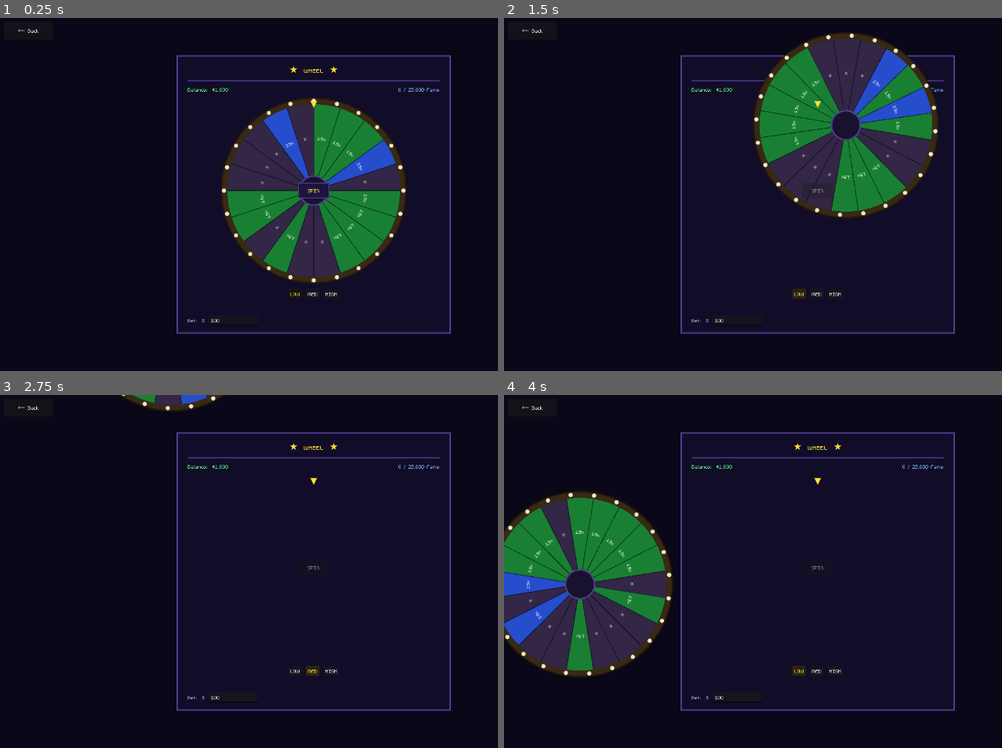
Above: before the commit, frames 1-4 (two rows, left to right).
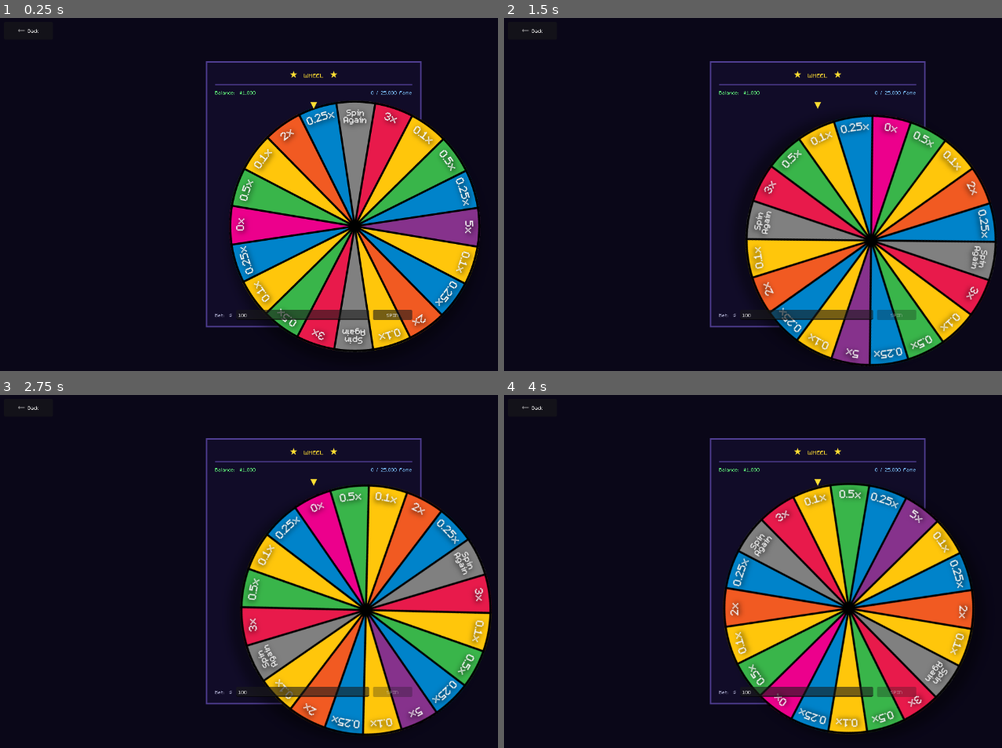
Above: after the commit, the same moments.

Repository: raulg-prog/Bust
Game: Godot game, scene res://scenes/games/wheel/Wheel.tscn
Two runs of this game, one before a commit and one after it. Both use one fixed random seed, a clock stepped at 60 frames per second and the inputs below. This scene is started directly instead of the project's main scene.
Inputs (mouse positions are in pixels of both pictures, inside the frame that each line leads up to):
- Up to frame 1 (0.25 s): no input
- Up to frame 2 (1.5 s): click "SPIN" at 0.5 s; click (797, 293) at 1.25 s, where only the run before the commit has a clickable "LOW"
- Up to frame 3 (2.75 s): click (313, 670) at 2 s, where only the run before the commit has a clickable "MED"
- Up to frame 4 (4 s): click (837, 670) at 2.75 s, where only the run before the commit has a clickable "HIGH"; click (797, 670) at 3.5 s, where only the run before the commit has a clickable "LOW"

The runs differ from the first frame. In frame 1, 32% of the frame differs, in the area x 35-97%, y 10-95%; in frame 2, 37%; in frame 3, 30%; in frame 4, 44%, in the area x 0-95%, y 10-96%.

Commit message:
Switch wheel to image-based rotation with partial-loss multipliers
- Replaced _draw() wheel with a TextureRect that rotates on its axis
- Fixed segment array matches the wheel image clockwise from 12 o'clock
- EV = 1.0: 2×SA + 2×3x + 1×5x + 2×2x + 3×0.5x + 4×0.25x + 5×0.1x + 1×0x
- Sub-1x multipliers give partial returns (delta = bet * (mult - 1))
- Spin Again (1.0): free re-spin same bet, no Fame change
- Removed Low/Med/High risk buttons — one fixed wheel
- pivot_offset set to image center in _ready() so rotation is around hub

Co-Authored-By: Claude Sonnet 4.6 <noreply@anthropic.com>

Diff:
--- a/scenes/games/wheel/Wheel.tscn
+++ b/scenes/games/wheel/Wheel.tscn
@@ -1,7 +1,7 @@
-[gd_scene load_steps=6 format=3]
+[gd_scene load_steps=5 format=3]
 
 [ext_resource type="Script" path="res://scenes/games/wheel/wheel.gd" id="1_wheel"]
-[ext_resource type="Script" path="res://scenes/games/wheel/wheel_draw.gd" id="2_draw"]
+[ext_resource type="Texture2D" path="res://Assets/Wheel/Asset 1 wheel.png" id="2_wheel_tex"]
 
 [sub_resource type="StyleBoxFlat" id="StyleBoxFlat_window"]
 bg_color = Color(0.067, 0.047, 0.157, 1)
@@ -13,14 +13,6 @@
 
 [sub_resource type="StyleBoxFlat" id="StyleBoxFlat_divider"]
 bg_color = Color(0.31, 0.239, 0.565, 1)
-
-[sub_resource type="StyleBoxFlat" id="StyleBoxFlat_spin"]
-bg_color = Color(0.12, 0.08, 0.25, 1)
-border_width_left = 2
-border_width_top = 2
-border_width_right = 2
-border_width_bottom = 2
-border_color = Color(0.31, 0.239, 0.565, 1)
 
 [node name="Wheel" type="Control"]
 layout_mode = 3
@@ -50,19 +42,19 @@
 
 [node name="GameWindow" type="PanelContainer" parent="Center"]
 layout_mode = 2
-custom_minimum_size = Vector2(560, 0)
+custom_minimum_size = Vector2(440, 0)
 theme_override_styles/panel = SubResource("StyleBoxFlat_window")
 
 [node name="GameMargin" type="MarginContainer" parent="Center/GameWindow"]
 layout_mode = 2
-theme_override_constants/margin_left = 20
-theme_override_constants/margin_right = 20
-theme_override_constants/margin_top = 14
-theme_override_constants/margin_bottom = 14
+theme_override_constants/margin_left = 16
+theme_override_constants/margin_right = 16
+theme_override_constants/margin_top = 12
+theme_override_constants/margin_bottom = 12
 
 [node name="GameArea" type="VBoxContainer" parent="Center/GameWindow/GameMargin"]
 layout_mode = 2
-theme_override_constants/separation = 10
+theme_override_constants/separation = 8
 
 [node name="TitleLabel" type="Label" parent="Center/GameWindow/GameMargin/GameArea"]
 layout_mode = 2
@@ -95,28 +87,19 @@
 
 [node name="WheelArea" type="Control" parent="Center/GameWindow/GameMargin/GameArea"]
 layout_mode = 2
-custom_minimum_size = Vector2(0, 380)
+custom_minimum_size = Vector2(400, 400)
+size_flags_horizontal = 4
 
-[node name="WheelDraw" type="Control" parent="Center/GameWindow/GameMargin/GameArea/WheelArea"]
+[node name="WheelImage" type="TextureRect" parent="Center/GameWindow/GameMargin/GameArea/WheelArea"]
 unique_name_in_owner = true
-layout_mode = 1
-anchors_preset = 15
-anchor_right = 1.0
-anchor_bottom = 1.0
-grow_horizontal = 2
-grow_vertical = 2
-script = ExtResource("2_draw")
+layout_mode = 0
+offset_right = 400.0
+offset_bottom = 400.0
+texture = ExtResource("2_wheel_tex")
+expand_mode = 0
+stretch_mode = 5
 
-[node name="WheelOverlay" type="Control" parent="Center/GameWindow/GameMargin/GameArea/WheelArea"]
-layout_mode = 1
-anchors_preset = 15
-anchor_right = 1.0
-anchor_bottom = 1.0
-grow_horizontal = 2
-grow_vertical = 2
-mouse_filter = 2
-
-[node name="PointerLabel" type="Label" parent="Center/GameWindow/GameMargin/GameArea/WheelArea/WheelOverlay"]
+[node name="PointerLabel" type="Label" parent="Center/GameWindow/GameMargin/GameArea/WheelArea"]
 layout_mode = 1
 anchors_preset = 5
 anchor_left = 0.5
@@ -124,49 +107,12 @@
 anchor_right = 0.5
 anchor_bottom = 0.0
 offset_left = -8.0
-offset_top = 4.0
+offset_top = 2.0
 offset_right = 8.0
-offset_bottom = 24.0
+offset_bottom = 22.0
 theme_override_font_sizes/font_size = 18
 theme_override_colors/font_color = Color(1.0, 0.878, 0.2, 1)
 text = "▼"
-
-[node name="SpinButton" type="Button" parent="Center/GameWindow/GameMargin/GameArea/WheelArea/WheelOverlay"]
-unique_name_in_owner = true
-layout_mode = 1
-anchors_preset = 8
-anchor_left = 0.5
-anchor_top = 0.5
-anchor_right = 0.5
-anchor_bottom = 0.5
-offset_left = -32.0
-offset_top = -16.0
-offset_right = 32.0
-offset_bottom = 16.0
-theme_override_styles/normal = SubResource("StyleBoxFlat_spin")
-theme_override_colors/font_color = Color(1.0, 0.878, 0.2, 1)
-text = "SPIN"
-
-[node name="RiskRow" type="HBoxContainer" parent="Center/GameWindow/GameMargin/GameArea"]
-layout_mode = 2
-alignment = 1
-theme_override_constants/separation = 8
-
-[node name="LowButton" type="Button" parent="Center/GameWindow/GameMargin/GameArea/RiskRow"]
-unique_name_in_owner = true
-layout_mode = 2
-modulate = Color(1.0, 0.878, 0.2, 1)
-text = "LOW"
-
-[node name="MedButton" type="Button" parent="Center/GameWindow/GameMargin/GameArea/RiskRow"]
-unique_name_in_owner = true
-layout_mode = 2
-text = "MED"
-
-[node name="HighButton" type="Button" parent="Center/GameWindow/GameMargin/GameArea/RiskRow"]
-unique_name_in_owner = true
-layout_mode = 2
-text = "HIGH"
 
 [node name="ResultLabel" type="Label" parent="Center/GameWindow/GameMargin/GameArea"]
 unique_name_in_owner = true
@@ -188,9 +134,15 @@
 [node name="BetInput" type="LineEdit" parent="Center/GameWindow/GameMargin/GameArea/BetRow"]
 unique_name_in_owner = true
 layout_mode = 2
-custom_minimum_size = Vector2(100, 0)
+size_flags_horizontal = 3
 text = "100"
 placeholder_text = "Amount"
+
+[node name="SpinButton" type="Button" parent="Center/GameWindow/GameMargin/GameArea/BetRow"]
+unique_name_in_owner = true
+layout_mode = 2
+custom_minimum_size = Vector2(80, 0)
+text = "SPIN"
 
 [node name="BackButton" type="Button" parent="."]
 layout_mode = 3
--- a/scenes/games/wheel/wheel.gd
+++ b/scenes/games/wheel/wheel.gd
@@ -2,76 +2,53 @@
 
 const TOWN_ID  := 1
 const MIN_BET  := 10.0
-const SPIN_REV := 6      # full extra rotations before landing
+const SPIN_REV := 6   # full rotations added before landing
 
-# [multiplier, count, color]  — all profiles EV = 1.0 (no house edge)
-# Low:  8×0x + 10×1.5x + 2×2.5x  →  0.5×1.5 + 0.1×2.5 = 1.0
-# Med:  12×0x + 6×2x + 2×4x      →  0.3×2   + 0.1×4   = 1.0
-# High: 15×0x + 4×2x + 1×12x     →  0.2×2   + 0.05×12 = 1.0
-const RISK_PROFILES: Array = [
-	[
-		[0.0,  8, Color(0.20, 0.15, 0.28)],
-		[1.5, 10, Color(0.10, 0.50, 0.20)],
-		[2.5,  2, Color(0.15, 0.30, 0.80)],
-	],
-	[
-		[0.0, 12, Color(0.20, 0.15, 0.28)],
-		[2.0,  6, Color(0.10, 0.50, 0.20)],
-		[4.0,  2, Color(0.15, 0.30, 0.80)],
-	],
-	[
-		[0.0,  15, Color(0.20, 0.15, 0.28)],
-		[2.0,   4, Color(0.10, 0.50, 0.20)],
-		[12.0,  1, Color(0.75, 0.60, 0.05)],
-	],
+# Segments clockwise from 12 o'clock — must match the wheel image exactly
+# 1.0 = Spin Again (return bet, free re-spin, no Fame change)
+# EV = 1.0: 2(1)+2(3)+1(5)+2(2)+3(0.5)+4(0.25)+5(0.1)+1(0) / 20 = 1.0
+const SEGMENTS: Array[float] = [
+	1.0,   # 0  Spin Again
+	3.0,   # 1  3x
+	0.1,   # 2  0.1x
+	0.5,   # 3  0.5x
+	0.25,  # 4  0.25x
+	5.0,   # 5  5x
+	0.1,   # 6  0.1x
+	0.25,  # 7  0.25x
+	2.0,   # 8  2x
+	0.1,   # 9  0.1x
+	1.0,   # 10 Spin Again
+	0.1,   # 11 0.1x
+	3.0,   # 12 3x
+	0.5,   # 13 0.5x
+	0.25,  # 14 0.25x
+	0.0,   # 15 0x
+	0.25,  # 16 0.25x
+	0.5,   # 17 0.5x
+	0.1,   # 18 0.1x
+	2.0,   # 19 2x
 ]
 
 enum State { IDLE, SPINNING }
 
 var state       : State = State.IDLE
 var current_bet : float = 0.0
-var risk_level  : int   = 0
-var segments    : Array = []   # shuffled [mult, color] list for current spin
 
-@onready var balance_label : Label   = %BalanceLabel
-@onready var fame_label    : Label   = %FameLabel
-@onready var result_label  : Label   = %ResultLabel
-@onready var bet_input     : LineEdit = %BetInput
-@onready var spin_btn      : Button  = %SpinButton
-@onready var low_btn       : Button  = %LowButton
-@onready var med_btn       : Button  = %MedButton
-@onready var high_btn      : Button  = %HighButton
-@onready var wheel_draw    : Control = %WheelDraw
+@onready var balance_label : Label       = %BalanceLabel
+@onready var fame_label    : Label       = %FameLabel
+@onready var result_label  : Label       = %ResultLabel
+@onready var bet_input     : LineEdit    = %BetInput
+@onready var spin_btn      : Button      = %SpinButton
+@onready var wheel_image   : TextureRect = %WheelImage
 
 
 func _ready() -> void:
-	low_btn.pressed.connect(func(): _set_risk(0))
-	med_btn.pressed.connect(func(): _set_risk(1))
-	high_btn.pressed.connect(func(): _set_risk(2))
 	spin_btn.pressed.connect(_on_spin)
-	_set_risk(0)
+	# Wait one frame so layout is computed, then set pivot to image center
+	await get_tree().process_frame
+	wheel_image.pivot_offset = wheel_image.size / 2.0
 	_update_hud()
-
-
-func _set_risk(level: int) -> void:
-	risk_level = level
-	var gold  := Color(1.0, 0.878, 0.2, 1)
-	var white := Color(1.0, 1.0, 1.0, 1)
-	low_btn.modulate  = gold  if level == 0 else white
-	med_btn.modulate  = gold  if level == 1 else white
-	high_btn.modulate = gold  if level == 2 else white
-	_rebuild_segments()
-
-
-func _rebuild_segments() -> void:
-	segments.clear()
-	for tier in RISK_PROFILES[risk_level]:
-		for _i in tier[1]:
-			segments.append([tier[0], tier[2]])
-	segments.shuffle()
-	wheel_draw.segments = segments
-	wheel_draw.rotation = 0.0
-	wheel_draw.queue_redraw()
 
 
 func _on_spin() -> void:
@@ -89,45 +66,51 @@
 	state             = State.SPINNING
 	spin_btn.disabled = true
 	result_label.text = ""
+	_do_spin()
 
-	# Fresh shuffle each spin
-	_rebuild_segments()
-	await get_tree().process_frame
 
-	var n        : int   = segments.size()
-	var win_idx  : int   = randi_range(0, n - 1)
-	var win_mult : float = segments[win_idx][0]
+func _do_spin() -> void:
+	var n        := SEGMENTS.size()
+	var win_idx  := randi_range(0, n - 1)
+	var win_mult := SEGMENTS[win_idx]
 
-	# Pointer is at 12 o'clock (top). Wheel is drawn with segment 0 starting at
-	# -PI/2 (12 o'clock), each segment spanning TAU/n clockwise.
-	# To land win_idx under the pointer: rotate so the centre of win_idx faces up.
-	var seg_angle   := TAU / n
-	var target_r    := -(win_idx + 0.5) * seg_angle          # negative = clockwise
-	# Add full rotations so the wheel spins visibly
-	target_r -= SPIN_REV * TAU
-	# Normalise to always spin forward from current rotation
-	while target_r > wheel_draw.rotation:
-		target_r -= TAU
-	if target_r > wheel_draw.rotation - TAU:
-		target_r -= TAU * SPIN_REV
+	# Segment i's center sits at i*(TAU/n) clockwise from 12 o'clock in the image.
+	# To bring it to the pointer (top), rotate the wheel CCW by that same angle.
+	var seg_angle := TAU / float(n)
+	var land_r    := -float(win_idx) * seg_angle
+
+	# Find the equivalent landing angle that is at least SPIN_REV full rotations
+	# counter-clockwise from the current rotation.
+	var cur      := wheel_image.rotation
+	var excess   := fposmod(cur - land_r, TAU)   # overshoot past landing in [0, TAU)
+	var target_r := cur - excess - float(SPIN_REV) * TAU
 
 	var tween := create_tween()
 	tween.set_ease(Tween.EASE_OUT)
 	tween.set_trans(Tween.TRANS_CUBIC)
-	tween.tween_property(wheel_draw, "rotation", target_r, 3.5)
+	tween.tween_property(wheel_image, "rotation", target_r, 3.5)
 	tween.tween_callback(_on_spin_complete.bind(win_mult))
 
 
 func _on_spin_complete(mult: float) -> void:
-	if mult == 0.0:
-		GameState.bankroll -= current_bet
+	if mult == 1.0:
+		result_label.text = "Spin Again!"
+		await get_tree().create_timer(0.7).timeout
+		result_label.text = ""
+		_do_spin()
+		return
+
+	# delta is positive (profit) or negative (loss)
+	var delta := current_bet * (mult - 1.0)
+	GameState.bankroll += delta
+
+	if mult > 1.0:
+		GameState.add_fame(TOWN_ID, delta)
+		result_label.text = "+$%s  (%s)" % [_fmt(delta), _mult_str(mult)]
+	elif mult == 0.0:
 		result_label.text = "No win  —  -$%s" % _fmt(current_bet)
 	else:
-		var profit := current_bet * (mult - 1.0)
-		GameState.bankroll += profit
-		GameState.add_fame(TOWN_ID, profit)
-		var mult_str := "%dx" % int(mult) if mult == int(mult) else "%.1fx" % mult
-		result_label.text = "+$%s  (%s)" % [_fmt(profit), mult_str]
+		result_label.text = "%s  —  -$%s" % [_mult_str(mult), _fmt(-delta)]
 
 	state             = State.IDLE
 	spin_btn.disabled = false
@@ -142,6 +125,17 @@
 	]
 
 
+func _mult_str(m: float) -> String:
+	if m == 0.0:
+		return "0x"
+	if m == int(m):
+		return "%dx" % int(m)
+	var s := "%.2f" % m
+	while s.ends_with("0"):
+		s = s.left(s.length() - 1)
+	return s + "x"
+
+
 func _fmt(val: float) -> String:
 	var s      := "%.0f" % val
 	var result := ""
Binary file added: Assets/Wheel/Asset 1 wheel.png
